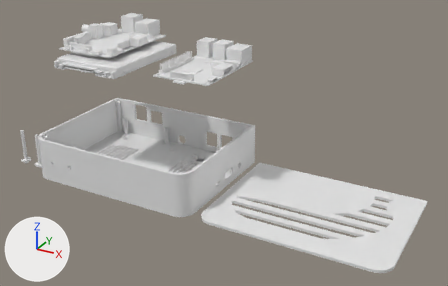
What one commit did to the Blender file print/dual-pi/case.blend.
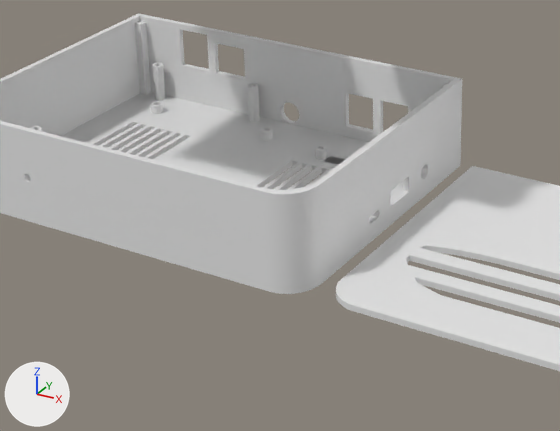
Old and new are each drawn whole from a 50 mm lens placed at (421.0, -375.0, 272.0), pointed at (174.0, 75.0, 48.0) and again close up on the part from 13% to 66% of the width and 32% to 96% of the height. The axes (+X, +Y, +Z) are drawn at lower left. The lights are the same throughout.

In view in the first close-up: 'Case', 'Cover'.
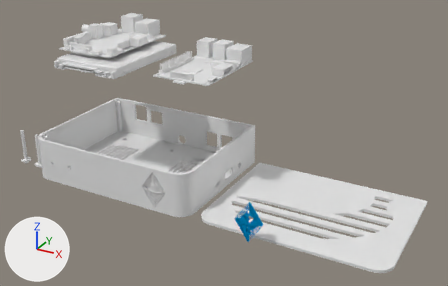
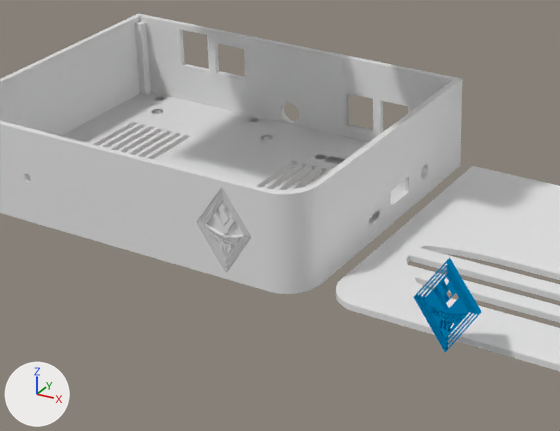
Commit message: added svw logo

The change, as a list of edits to the scene's bpy script:
```text
Add mat_svgmat_001:
    mat_svgmat_001 = diffuse_material('SVGMat.001')
    mat_svgmat_001.base_color = (0.0, 0.259, 0.573)  # blue #008bc7
Change me_bananas_pi_v5:
    used by ob_case; location = (0.0, 0.0, 0.0)
    remove me_bananas_pi_v5.from_pydata(...)  # 6589 vertices, 15015 faces, 16 loose edges; spans x -1.0..171.0, y 13.0..144.0, z -1.0..40.0
    add me_bananas_pi_v5.from_pydata(...)  # 5104 vertices, 7073 faces; spans x -1.0..171.0, y 13.0..144.0, z -1.0..40.0
    me_bananas_pi_v5 part 1: 337 vertices moved within x -1.0..171.0, y 13.0..144.0, z -1.0..40.0; 2430 vertices removed from x 11.0..167.0, y 44.0..140.0, z 1.0..19.0; 1485 vertices added at x 126.0..150.0, y 13.0..15.0, z 1.0..37.0
    me_bananas_pi_v5 part 2: 78 vertices moved within x 11.0..25.0, y 121.0..140.0, z -1.0..1.0; 540 vertices removed from x 11.0..25.0, y 121.0..140.0, z 1.0..19.0
Add me_mesh:
    me_mesh.from_pydata(...)  # 1389 vertices, 2095 faces; spans x -0.075..0.072, y -0.082..0.133, z -0.009..0.005
    me_mesh.materials.append(mat_svgmat_001)  # blue #008bc7
Add ob_waldhoflogo:
    ob_waldhoflogo = bpy.data.objects.new('WaldhofLogo', me_mesh)
    ob_waldhoflogo.location = (234.4, 5.0, 15.0)
    ob_waldhoflogo.rotation_euler = (1.571, 0.0, 0.0)  # degrees (90, 0, 0)
    ob_waldhoflogo.scale = (166.0, 166.0, 166.0)
```

Boxes [x1, y1, x2, y2] around the edits, measured in the close-ups (560 x 431 px; the box of a moved part takes in the faces that stretch with it):
'WaldhofLogo', added (blue): after [414, 258, 481, 352]
part 1 of me_bananas_pi_v5, moved or reshaped: before [0, 83, 460, 279]; after [0, 85, 460, 291]
part 2 of me_bananas_pi_v5, cut back: before [151, 63, 168, 115]; after [154, 96, 168, 115]
